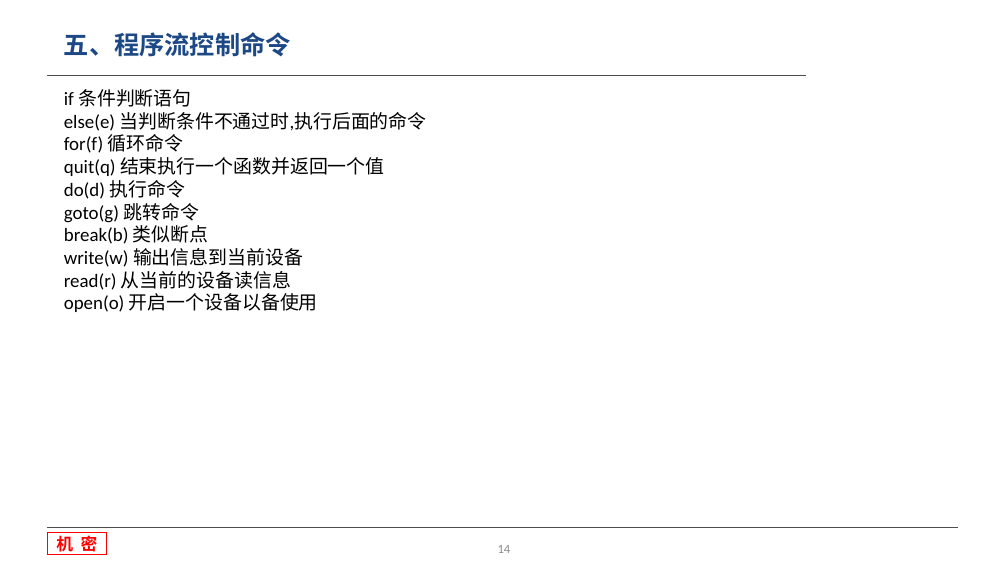
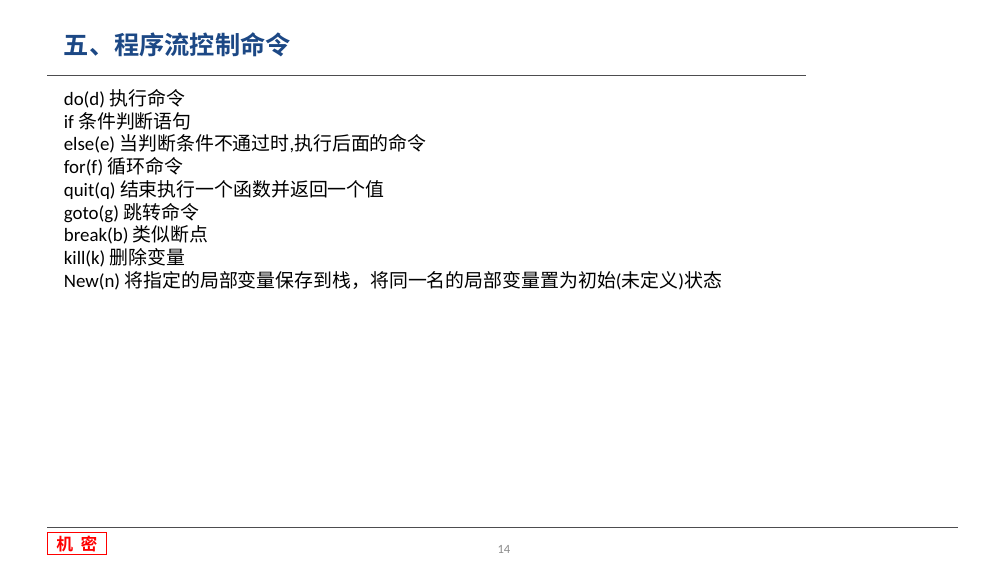
Before and after one commit to wang107014/WorkSpace, a slide deck: slide 14 of 收费-MD/文档/M语言基础知识.pptx. Drawn at 1008x567 pixels with LibreOffice and Linux fonts; fonts in the diff are those of the drawing; background and template pictures are left out. Boxes give left, top, right and bottom in pixels: in the first picture for what was removed or moved away, otherwise in the second. Text is boxed around its words. In the diff, an @@ line names an element or a change of style, - is before the commit and + after.

```diff
--- a/收费-MD/文档/M语言基础知识.pptx
+++ b/收费-MD/文档/M语言基础知识.pptx
@@ text at [64,89,722,290]: text changed @@
-if 条件判断语句
-else(e) 当判断条件不通过时,执行后面的命令
-for(f) 循环命令
-quit(q) 结束执行一个函数并返回一个值
-do(d) 执行命令
-goto(g) 跳转命令
-break(b) 类似断点
-write(w) 输出信息到当前设备
-read(r) 从当前的设备读信息
-open(o) 开启一个设备以备使用
+do(d) 执行命令
+if 条件判断语句
+else(e) 当判断条件不通过时,执行后面的命令
+for(f) 循环命令
+quit(q) 结束执行一个函数并返回一个值
+goto(g) 跳转命令
+break(b) 类似断点
+kill(k) 删除变量
+New(n) 将指定的局部变量保存到栈，将同一名的局部变量置为初始(未定义)状态
```
Also in this commit, not shown: 2 other slides changed, 7 slides added, 11 other files.
